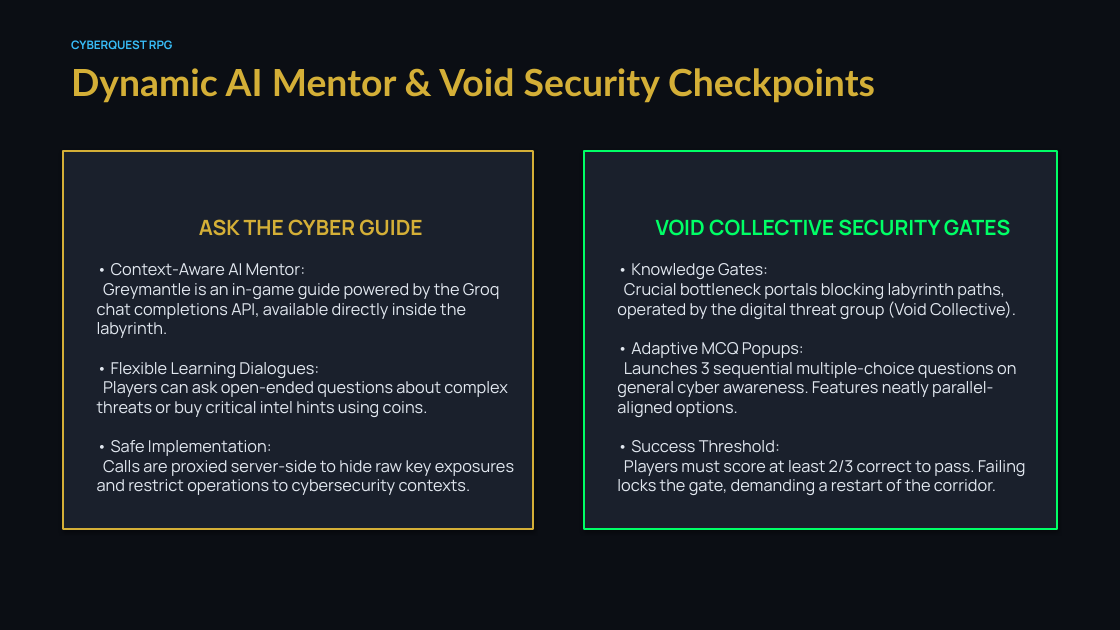
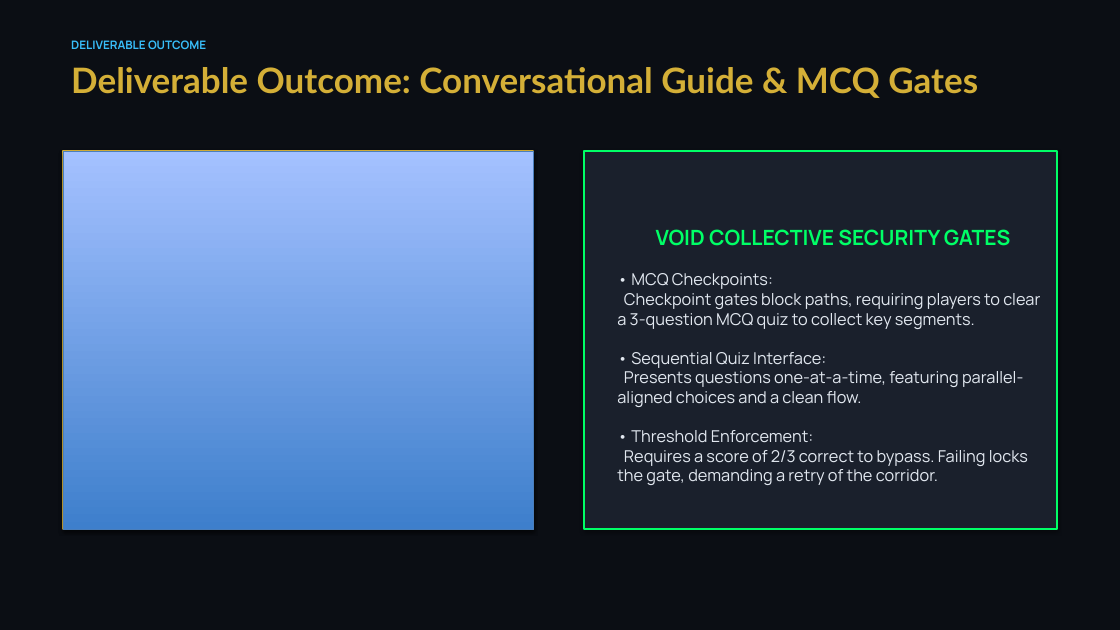
Before and after one commit to YashovardhanReddy001/cyberquest-rpg, a slide deck: slide 8 of docs/cyberquest_presentation.pptx (slide 6 before the commit). Drawn at 1120x630 pixels with LibreOffice and Linux fonts; fonts in the diff are those of the drawing. Boxes give left, top, right and bottom in pixels: in the first picture for what was removed or moved away, otherwise in the second. Text is boxed around its words. In the diff, an @@ line names an element or a change of style, - is before the commit and + after.

```diff
--- a/docs/cyberquest_presentation.pptx
+++ b/docs/cyberquest_presentation.pptx
@@ text at bbox=[71, 40, 206, 49]: text changed @@
-CYBERQUEST RPG
+DELIVERABLE OUTCOME
@@ text at bbox=[71, 67, 978, 98]: text changed; size 32 to 30 pt @@
-Dynamic AI Mentor & Void Security Checkpoints
+Deliverable Outcome: Conversational Guide & MCQ Gates
@@ rectangle added at bbox=[63, 151, 534, 529], fill gradient #3F80CE to #A4C4FF, outline #4B7EBC 0.75 pt @@
@@ text in rectangle at bbox=[97, 219, 514, 495]: text removed @@
-ASK THE CYBER GUIDE
-• Context-Aware AI Mentor:
-Greymantle is an in-game guide powered by the Groq chat completions API, available directly inside the labyrinth.
-• Flexible Learning Dialogues:
-Players can ask open-ended questions about complex threats or buy critical intel hints using coins.
-• Safe Implementation:
-Calls are proxied server-side to hide raw key exposures and restrict operations to cybersecurity contexts.
@@ text in rectangle at bbox=[617, 273, 1040, 485]: text changed @@
-• Knowledge Gates:
-Crucial bottleneck portals blocking labyrinth paths, operated by the digital threat group (Void Collective).
-• Adaptive MCQ Popups:
-Launches 3 sequential multiple-choice questions on general cyber awareness. Features neatly parallel-aligned options.
-• Success Threshold:
-Players must score at least 2/3 correct to pass. Failing locks the gate, demanding a restart of the corridor.
+• MCQ Checkpoints:
+Checkpoint gates block paths, requiring players to clear a 3-question MCQ quiz to collect key segments.
+• Sequential Quiz Interface:
+Presents questions one-at-a-time, featuring parallel-aligned choices and a clean flow.
+• Threshold Enforcement:
+Requires a score of 2/3 correct to bypass. Failing locks the gate, demanding a retry of the corridor.
```
Also in this commit, not shown: 7 other slides changed, 2 slides added, 2 slides removed.
